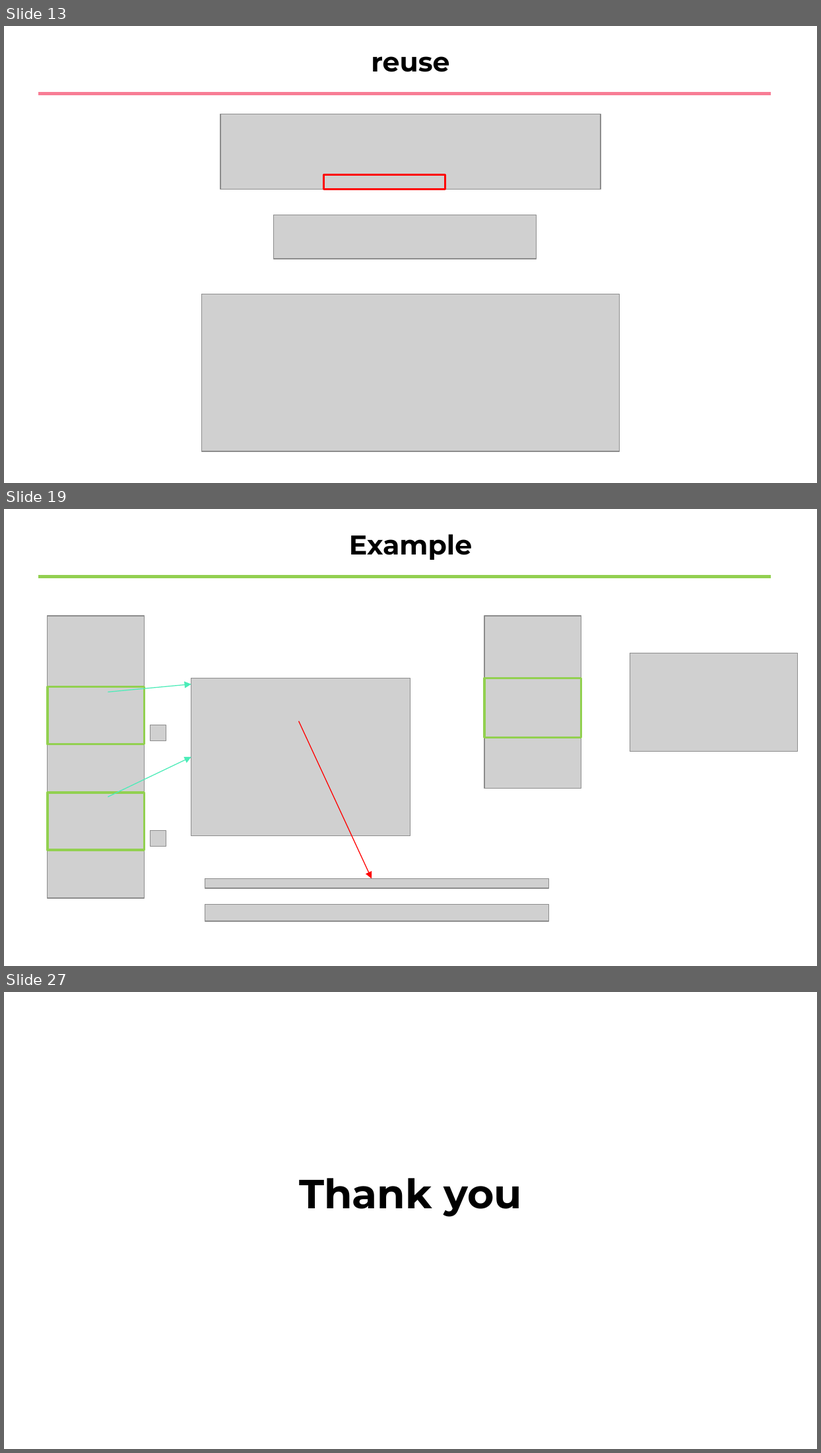
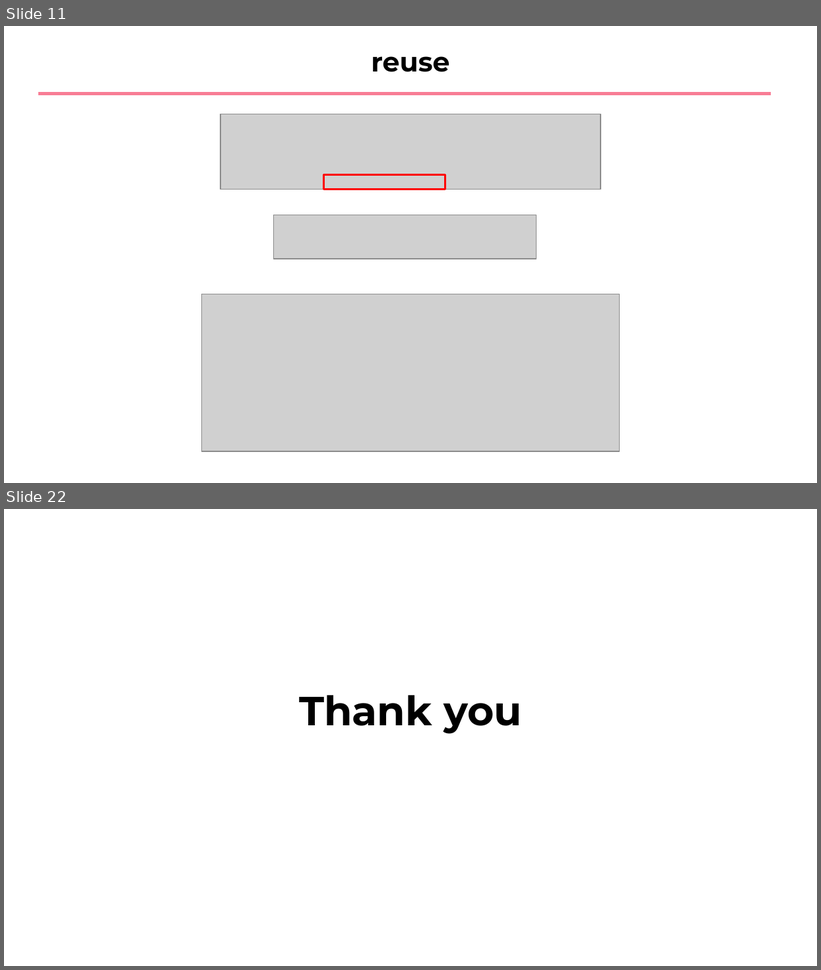
Before and after one commit to sewonpark-sec/SSL-Seminar, a slide deck: 11_Use_After_Free.pptx. Shown one above the other, each under a label of ours: slides 13, 19 and 27 before the commit, slides 11 and 22 after it; the slides between them are not shown. The pictures are 821x1453 and 821x970 pixels, drawn with LibreOffice and Linux fonts; fonts in the diff are those of the drawing; grey boxes stand for pictures. Boxes give left, top, right and bottom in pixels: in the first picture for what was removed or moved away, otherwise in the second. Text is boxed around its words. In the diff, an @@ line names an element or a change of style, - is before the commit and + after.

```diff
--- a/11_Use_After_Free.pptx
+++ b/11_Use_After_Free.pptx
@@ slide 19 removed at (4,509,817,966), background #FFFFFF @@
@@ title removed at (349,534,472,560) @@
-Example
@@ line removed from (38, 576) to (772, 576) @@
@@ picture removed at (47,615,144,898) @@
@@ picture removed at (484,615,582,789) @@
@@ picture removed at (630,653,799,751) @@
@@ arrow removed from (108, 692) to (191, 685) @@
@@ picture removed at (191,678,410,836) @@
@@ rectangle removed at (484,678,582,737) @@
@@ rectangle removed at (47,687,144,745) @@
@@ picture removed at (151,725,166,741) @@
@@ arrow removed from (298, 722) to (372, 879) @@
@@ arrow removed from (108, 797) to (191, 757) @@
@@ rectangle removed at (47,793,144,850) @@
@@ picture removed at (151,831,166,846) @@
@@ picture removed at (205,879,548,889) @@
@@ picture removed at (205,904,548,921) @@
@@ what was slide 13 is now slide 11 @@
@@ what was slide 27 is now slide 22 @@
```
Also in this commit, not shown: 10 slides changed, 4 slides added, 8 other slides removed.
